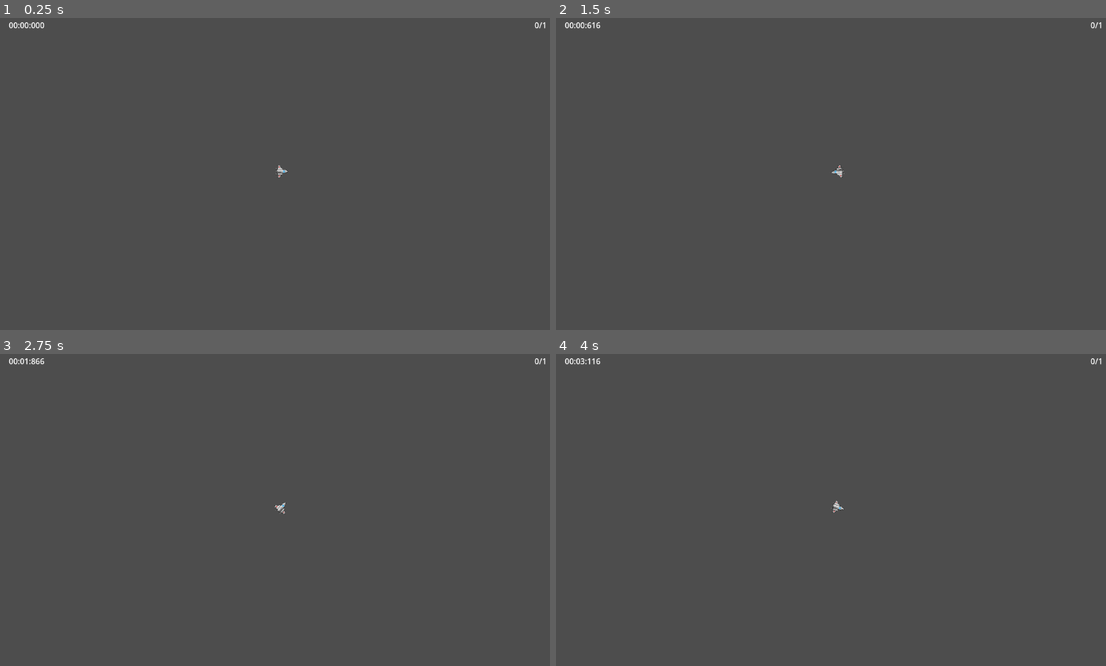
Above: before the commit, frames 1-4 (two rows, left to right).
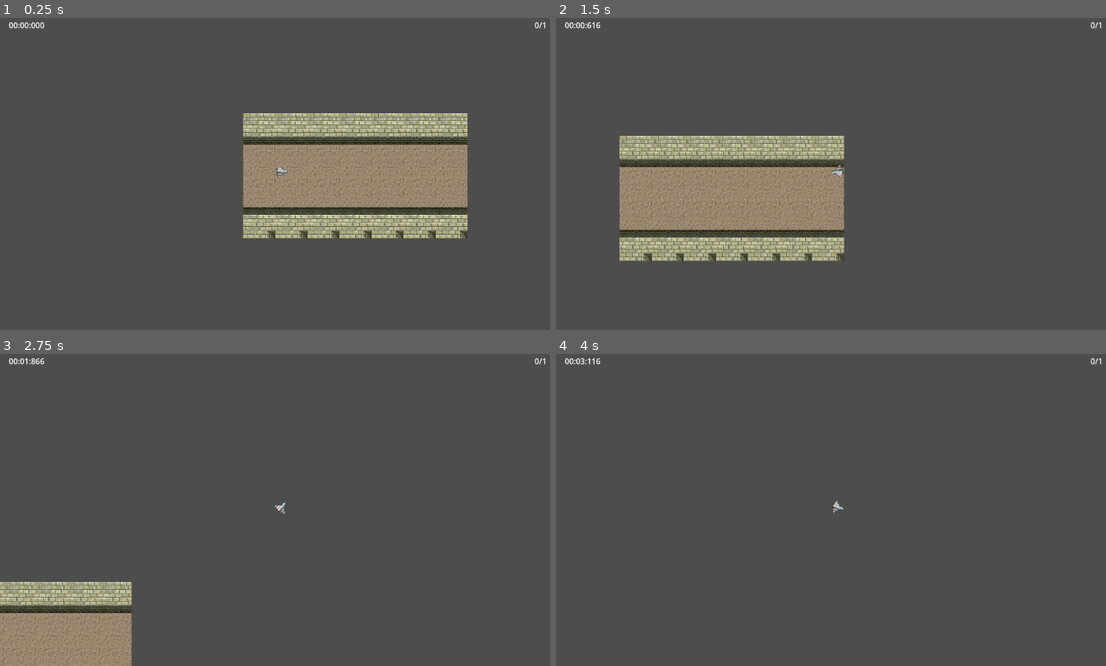
Above: after the commit, the same moments.

Repository: jakemeinershagen/canyon-run
Game: Godot game, scene res://src/Levels/level.tscn
Same seed, same stepped clock (60 frames per second), same inputs: the game is played once before the commit and once after it.
Inputs (mouse positions are in pixels of both pictures, inside the frame that each line leads up to):
- Up to frame 1 (0.25 s): no input
- Up to frame 2 (1.5 s): tap Enter at 0.5 s; move the mouse to (963, 155) at 0.52 s; press the mouse at (963, 155) at 0.53 s; move the mouse to (726, 186) at 1.27 s; release the mouse at (726, 186) at 1.28 s; click (726, 186) at 1.35 s
- Up to frame 3 (2.75 s): move the mouse to (335, 438) at 2.02 s; press the mouse at (335, 438) at 2.03 s
- Up to frame 4 (4 s): move the mouse to (809, 572) at 2.77 s; release the mouse at (809, 572) at 2.78 s; click (809, 572) at 2.85 s; move the mouse to (1007, 553) at 3.52 s; press the mouse at (1007, 553) at 3.53 s

The runs differ from the first frame. In frame 1, 15% of the frame differs, in the area x 44-85%, y 30-71%; in frame 2, 15%, in the area x 11-53%, y 37-78%; in frame 3, 6.2%; in frame 4, nothing differs.

Commit message:
tilemap fixed also solved #2

Diff:
--- a/src/Levels/lap_tracker.gd
+++ b/src/Levels/lap_tracker.gd
@@ -4,5 +4,5 @@
 func _on_LapTracker_body_entered(body: Node) -> void:
 	#TODO: figure out if there is a better way to prevent tilemap from
 	# colliding with lap tracker
-	if body.global_position.x < position.x && body.get_name() == "Player":
+	if body.global_position.x < position.x:
 		RaceData.add_lap()
--- a/src/Levels/level.tscn
+++ b/src/Levels/level.tscn
@@ -1,16 +1,382 @@
-[gd_scene load_steps=8 format=3 uid="uid://ti0y78neg1q2"]
+[gd_scene load_steps=15 format=3 uid="uid://ti0y78neg1q2"]
 
 [ext_resource type="PackedScene" path="res://src/Entities/player.tscn" id="1"]
+[ext_resource type="Texture2D" uid="uid://cdabvnd3jslw2" path="res://Assets/Images/Floor - Dirt 1 64x64.png" id="2"]
+[ext_resource type="Texture2D" uid="uid://t8v06tnb8ef0" path="res://Assets/Images/Wall - Brick 2 64x64.png" id="3"]
 [ext_resource type="Script" path="res://src/Levels/stopwatch.gd" id="4"]
+[ext_resource type="Texture2D" uid="uid://byad7oqlrd7po" path="res://Assets/Images/finishline.png" id="5"]
 [ext_resource type="Script" path="res://src/Levels/stopwatch_label.gd" id="6"]
 [ext_resource type="Script" path="res://src/Levels/level.gd" id="7"]
 [ext_resource type="Script" path="res://src/Levels/lap_tracker.gd" id="8"]
 [ext_resource type="Script" path="res://src/Levels/lap_label.gd" id="9"]
 
+[sub_resource type="TileSetAtlasSource" id="TileSetAtlasSource_hqr2r"]
+resource_name = "Floor"
+texture = ExtResource("2")
+texture_region_size = Vector2i(64, 64)
+2:0/0 = 0
+2:0/0/physics_layer_0/linear_velocity = Vector2(0, 0)
+2:0/0/physics_layer_0/angular_velocity = 0.0
+3:0/0 = 0
+3:0/0/physics_layer_0/linear_velocity = Vector2(0, 0)
+3:0/0/physics_layer_0/angular_velocity = 0.0
+5:0/0 = 0
+5:0/0/physics_layer_0/linear_velocity = Vector2(0, 0)
+5:0/0/physics_layer_0/angular_velocity = 0.0
+7:0/0 = 0
+7:0/0/physics_layer_0/linear_velocity = Vector2(0, 0)
+7:0/0/physics_layer_0/angular_velocity = 0.0
+7:1/0 = 0
+7:1/0/physics_layer_0/linear_velocity = Vector2(0, 0)
+7:1/0/physics_layer_0/angular_velocity = 0.0
+0:2/0 = 0
+0:2/0/physics_layer_0/linear_velocity = Vector2(0, 0)
+0:2/0/physics_layer_0/angular_velocity = 0.0
+2:2/0 = 0
+2:2/0/physics_layer_0/linear_velocity = Vector2(0, 0)
+2:2/0/physics_layer_0/angular_velocity = 0.0
+4:2/0 = 0
+4:2/0/physics_layer_0/linear_velocity = Vector2(0, 0)
+4:2/0/physics_layer_0/angular_velocity = 0.0
+6:2/0 = 0
+6:2/0/physics_layer_0/linear_velocity = Vector2(0, 0)
+6:2/0/physics_layer_0/angular_velocity = 0.0
+6:3/0 = 0
+6:3/0/physics_layer_0/linear_velocity = Vector2(0, 0)
+6:3/0/physics_layer_0/angular_velocity = 0.0
+0:4/0 = 0
+0:4/0/physics_layer_0/linear_velocity = Vector2(0, 0)
+0:4/0/physics_layer_0/angular_velocity = 0.0
+2:4/0 = 0
+2:4/0/physics_layer_0/linear_velocity = Vector2(0, 0)
+2:4/0/physics_layer_0/angular_velocity = 0.0
+4:4/0 = 0
+4:4/0/physics_layer_0/linear_velocity = Vector2(0, 0)
+4:4/0/physics_layer_0/angular_velocity = 0.0
+6:4/0 = 0
+6:4/0/physics_layer_0/linear_velocity = Vector2(0, 0)
+6:4/0/physics_layer_0/angular_velocity = 0.0
+7:5/0 = 0
+7:5/0/physics_layer_0/linear_velocity = Vector2(0, 0)
+7:5/0/physics_layer_0/angular_velocity = 0.0
+0:1/0 = 0
+0:1/0/physics_layer_0/linear_velocity = Vector2(0, 0)
+0:1/0/physics_layer_0/angular_velocity = 0.0
+1:1/0 = 0
+1:1/0/physics_layer_0/linear_velocity = Vector2(0, 0)
+1:1/0/physics_layer_0/angular_velocity = 0.0
+1:0/0 = 0
+1:0/0/physics_layer_0/linear_velocity = Vector2(0, 0)
+1:0/0/physics_layer_0/angular_velocity = 0.0
+2:1/0 = 0
+2:1/0/physics_layer_0/linear_velocity = Vector2(0, 0)
+2:1/0/physics_layer_0/angular_velocity = 0.0
+3:1/0 = 0
+3:1/0/physics_layer_0/linear_velocity = Vector2(0, 0)
+3:1/0/physics_layer_0/angular_velocity = 0.0
+4:1/0 = 0
+4:1/0/physics_layer_0/linear_velocity = Vector2(0, 0)
+4:1/0/physics_layer_0/angular_velocity = 0.0
+4:0/0 = 0
+4:0/0/physics_layer_0/linear_velocity = Vector2(0, 0)
+4:0/0/physics_layer_0/angular_velocity = 0.0
+5:1/0 = 0
+5:1/0/physics_layer_0/linear_velocity = Vector2(0, 0)
+5:1/0/physics_layer_0/angular_velocity = 0.0
+6:0/0 = 0
+6:0/0/physics_layer_0/linear_velocity = Vector2(0, 0)
+6:0/0/physics_layer_0/angular_velocity = 0.0
+6:1/0 = 0
+6:1/0/physics_layer_0/linear_velocity = Vector2(0, 0)
+6:1/0/physics_layer_0/angular_velocity = 0.0
+7:2/0 = 0
+7:2/0/physics_layer_0/linear_velocity = Vector2(0, 0)
+7:2/0/physics_layer_0/angular_velocity = 0.0
+7:3/0 = 0
+7:3/0/physics_layer_0/linear_velocity = Vector2(0, 0)
+7:3/0/physics_layer_0/angular_velocity = 0.0
+5:2/0 = 0
+5:2/0/physics_layer_0/linear_velocity = Vector2(0, 0)
+5:2/0/physics_layer_0/angular_velocity = 0.0
+4:3/0 = 0
+4:3/0/physics_layer_0/linear_velocity = Vector2(0, 0)
+4:3/0/physics_layer_0/angular_velocity = 0.0
+5:3/0 = 0
+5:3/0/physics_layer_0/linear_velocity = Vector2(0, 0)
+5:3/0/physics_layer_0/angular_velocity = 0.0
+5:4/0 = 0
+5:4/0/physics_layer_0/linear_velocity = Vector2(0, 0)
+5:4/0/physics_layer_0/angular_velocity = 0.0
+5:5/0 = 0
+5:5/0/physics_layer_0/linear_velocity = Vector2(0, 0)
+5:5/0/physics_layer_0/angular_velocity = 0.0
+6:5/0 = 0
+6:5/0/physics_layer_0/linear_velocity = Vector2(0, 0)
+6:5/0/physics_layer_0/angular_velocity = 0.0
+7:4/0 = 0
+7:4/0/physics_layer_0/linear_velocity = Vector2(0, 0)
+7:4/0/physics_layer_0/angular_velocity = 0.0
+4:5/0 = 0
+4:5/0/physics_layer_0/linear_velocity = Vector2(0, 0)
+4:5/0/physics_layer_0/angular_velocity = 0.0
+3:5/0 = 0
+3:5/0/physics_layer_0/linear_velocity = Vector2(0, 0)
+3:5/0/physics_layer_0/angular_velocity = 0.0
+2:5/0 = 0
+2:5/0/physics_layer_0/linear_velocity = Vector2(0, 0)
+2:5/0/physics_layer_0/angular_velocity = 0.0
+1:5/0 = 0
+1:5/0/physics_layer_0/linear_velocity = Vector2(0, 0)
+1:5/0/physics_layer_0/angular_velocity = 0.0
+0:5/0 = 0
+0:5/0/physics_layer_0/linear_velocity = Vector2(0, 0)
+0:5/0/physics_layer_0/angular_velocity = 0.0
+3:4/0 = 0
+3:4/0/physics_layer_0/linear_velocity = Vector2(0, 0)
+3:4/0/physics_layer_0/angular_velocity = 0.0
+2:3/0 = 0
+2:3/0/physics_layer_0/linear_velocity = Vector2(0, 0)
+2:3/0/physics_layer_0/angular_velocity = 0.0
+3:3/0 = 0
+3:3/0/physics_layer_0/linear_velocity = Vector2(0, 0)
+3:3/0/physics_layer_0/angular_velocity = 0.0
+3:2/0 = 0
+3:2/0/physics_layer_0/linear_velocity = Vector2(0, 0)
+3:2/0/physics_layer_0/angular_velocity = 0.0
+1:4/0 = 0
+1:4/0/physics_layer_0/linear_velocity = Vector2(0, 0)
+1:4/0/physics_layer_0/angular_velocity = 0.0
+0:3/0 = 0
+0:3/0/physics_layer_0/linear_velocity = Vector2(0, 0)
+0:3/0/physics_layer_0/angular_velocity = 0.0
+1:3/0 = 0
+1:3/0/physics_layer_0/linear_velocity = Vector2(0, 0)
+1:3/0/physics_layer_0/angular_velocity = 0.0
+1:2/0 = 0
+1:2/0/physics_layer_0/linear_velocity = Vector2(0, 0)
+1:2/0/physics_layer_0/angular_velocity = 0.0
+0:0/0 = 0
+0:0/0/physics_layer_0/linear_velocity = Vector2(0, 0)
+0:0/0/physics_layer_0/angular_velocity = 0.0
+
+[sub_resource type="TileSetAtlasSource" id="TileSetAtlasSource_x00r8"]
+resource_name = "Wall"
+texture = ExtResource("3")
+texture_region_size = Vector2i(64, 64)
+2:0/0 = 0
+2:0/0/physics_layer_0/linear_velocity = Vector2(0, 0)
+2:0/0/physics_layer_0/angular_velocity = 0.0
+2:0/0/physics_layer_0/polygon_0/points = PackedVector2Array(-32, -32, 32, -32, 32, 32, -32, 32)
+3:0/0 = 0
+3:0/0/physics_layer_0/linear_velocity = Vector2(0, 0)
+3:0/0/physics_layer_0/angular_velocity = 0.0
+3:0/0/physics_layer_0/polygon_0/points = PackedVector2Array(-32, -32, 32, -32, 32, 32, -32, 32)
+5:0/0 = 0
+5:0/0/physics_layer_0/linear_velocity = Vector2(0, 0)
+5:0/0/physics_layer_0/angular_velocity = 0.0
+5:0/0/physics_layer_0/polygon_0/points = PackedVector2Array(-32, -32, 32, -32, 32, 32, -32, 32)
+7:0/0 = 0
+7:0/0/physics_layer_0/linear_velocity = Vector2(0, 0)
+7:0/0/physics_layer_0/angular_velocity = 0.0
+7:0/0/physics_layer_0/polygon_0/points = PackedVector2Array(-32, -32, 32, -32, 32, 32, -32, 32)
+7:1/0 = 0
+7:1/0/physics_layer_0/linear_velocity = Vector2(0, 0)
+7:1/0/physics_layer_0/angular_velocity = 0.0
+7:1/0/physics_layer_0/polygon_0/points = PackedVector2Array(-32, -32, 32, -32, 32, 32, -32, 32)
+0:2/0 = 0
+0:2/0/physics_layer_0/linear_velocity = Vector2(0, 0)
+0:2/0/physics_layer_0/angular_velocity = 0.0
+0:2/0/physics_layer_0/polygon_0/points = PackedVector2Array(-32, -32, 32, -32, 32, 32, -32, 32)
+2:2/0 = 0
+2:2/0/physics_layer_0/linear_velocity = Vector2(0, 0)
+2:2/0/physics_layer_0/angular_velocity = 0.0
+2:2/0/physics_layer_0/polygon_0/points = PackedVector2Array(-32, -32, 32, -32, 32, 32, -32, 32)
+4:2/0 = 0
+4:2/0/physics_layer_0/linear_velocity = Vector2(0, 0)
+4:2/0/physics_layer_0/angular_velocity = 0.0
+4:2/0/physics_layer_0/polygon_0/points = PackedVector2Array(-32, -32, 32, -32, 32, 32, -32, 32)
+6:2/0 = 0
+6:2/0/physics_layer_0/linear_velocity = Vector2(0, 0)
+6:2/0/physics_layer_0/angular_velocity = 0.0
+6:2/0/physics_layer_0/polygon_0/points = PackedVector2Array(-32, -32, 32, -32, 32, 32, -32, 32)
+6:3/0 = 0
+6:3/0/physics_layer_0/linear_velocity = Vector2(0, 0)
+6:3/0/physics_layer_0/angular_velocity = 0.0
+6:3/0/physics_layer_0/polygon_0/points = PackedVector2Array(-32, -32, 32, -32, 32, 32, -32, 32)
+0:4/0 = 0
+0:4/0/physics_layer_0/linear_velocity = Vector2(0, 0)
+0:4/0/physics_layer_0/angular_velocity = 0.0
+0:4/0/physics_layer_0/polygon_0/points = PackedVector2Array(-32, -32, 32, -32, 32, 32, -32, 32)
+2:4/0 = 0
+2:4/0/physics_layer_0/linear_velocity = Vector2(0, 0)
+2:4/0/physics_layer_0/angular_velocity = 0.0
+2:4/0/physics_layer_0/polygon_0/points = PackedVector2Array(-32, -32, 32, -32, 32, 32, -32, 32)
+4:4/0 = 0
+4:4/0/physics_layer_0/linear_velocity = Vector2(0, 0)
+4:4/0/physics_layer_0/angular_velocity = 0.0
+4:4/0/physics_layer_0/polygon_0/points = PackedVector2Array(-32, -32, 32, -32, 32, 32, -32, 32)
+6:4/0 = 0
+6:4/0/physics_layer_0/linear_velocity = Vector2(0, 0)
+6:4/0/physics_layer_0/angular_velocity = 0.0
+6:4/0/physics_layer_0/polygon_0/points = PackedVector2Array(-32, -32, 32, -32, 32, 32, -32, 32)
+1:0/0 = 0
+1:0/0/physics_layer_0/linear_velocity = Vector2(0, 0)
+1:0/0/physics_layer_0/angular_velocity = 0.0
+1:0/0/physics_layer_0/polygon_0/points = PackedVector2Array(-32, -32, 32, -32, 32, 32, -32, 32)
+0:1/0 = 0
+0:1/0/physics_layer_0/linear_velocity = Vector2(0, 0)
+0:1/0/physics_layer_0/angular_velocity = 0.0
+0:1/0/physics_layer_0/polygon_0/points = PackedVector2Array(-32, -32, 32, -32, 32, 32, -32, 32)
+1:1/0 = 0
+1:1/0/physics_layer_0/linear_velocity = Vector2(0, 0)
+1:1/0/physics_layer_0/angular_velocity = 0.0
+1:1/0/physics_layer_0/polygon_0/points = PackedVector2Array(-32, -32, 32, -32, 32, 32, -32, 32)
+3:1/0 = 0
+3:1/0/physics_layer_0/linear_velocity = Vector2(0, 0)
+3:1/0/physics_layer_0/angular_velocity = 0.0
+3:1/0/physics_layer_0/polygon_0/points = PackedVector2Array(-32, -32, 32, -32, 32, 32, -32, 32)
+2:1/0 = 0
+2:1/0/physics_layer_0/linear_velocity = Vector2(0, 0)
+2:1/0/physics_layer_0/angular_velocity = 0.0
+2:1/0/physics_layer_0/polygon_0/points = PackedVector2Array(-32, -32, 32, -32, 32, 32, -32, 32)
+4:0/0 = 0
+4:0/0/physics_layer_0/linear_velocity = Vector2(0, 0)
+4:0/0/physics_layer_0/angular_velocity = 0.0
+4:0/0/physics_layer_0/polygon_0/points = PackedVector2Array(-32, -32, 32, -32, 32, 32, -32, 32)
+4:1/0 = 0
+4:1/0/physics_layer_0/linear_velocity = Vector2(0, 0)
+4:1/0/physics_layer_0/angular_velocity = 0.0
+4:1/0/physics_layer_0/polygon_0/points = PackedVector2Array(-32, -32, 32, -32, 32, 32, -32, 32)
+5:1/0 = 0
+5:1/0/physics_layer_0/linear_velocity = Vector2(0, 0)
+5:1/0/physics_layer_0/angular_velocity = 0.0
+5:1/0/physics_layer_0/polygon_0/points = PackedVector2Array(-32, -32, 32, -32, 32, 32, -32, 32)
+6:1/0 = 0
+6:1/0/physics_layer_0/linear_velocity = Vector2(0, 0)
+6:1/0/physics_layer_0/angular_velocity = 0.0
+6:1/0/physics_layer_0/polygon_0/points = PackedVector2Array(-32, -32, 32, -32, 32, 32, -32, 32)
+6:0/0 = 0
+6:0/0/physics_layer_0/linear_velocity = Vector2(0, 0)
+6:0/0/physics_layer_0/angular_velocity = 0.0
+6:0/0/physics_layer_0/polygon_0/points = PackedVector2Array(-32, -32, 32, -32, 32, 32, -32, 32)
+5:2/0 = 0
+5:2/0/physics_layer_0/linear_velocity = Vector2(0, 0)
+5:2/0/physics_layer_0/angular_velocity = 0.0
+5:2/0/physics_layer_0/polygon_0/points = PackedVector2Array(-32, -32, 32, -32, 32, 32, -32, 32)
+7:2/0 = 0
+7:2/0/physics_layer_0/linear_velocity = Vector2(0, 0)
+7:2/0/physics_layer_0/angular_velocity = 0.0
+7:2/0/physics_layer_0/polygon_0/points = PackedVector2Array(-32, -32, 32, -32, 32, 32, -32, 32)
+7:3/0 = 0
+7:3/0/physics_layer_0/linear_velocity = Vector2(0, 0)
+7:3/0/physics_layer_0/angular_velocity = 0.0
+7:3/0/physics_layer_0/polygon_0/points = PackedVector2Array(-32, -32, 32, -32, 32, 32, -32, 32)
+7:4/0 = 0
+7:4/0/physics_layer_0/linear_velocity = Vector2(0, 0)
+7:4/0/physics_layer_0/angular_velocity = 0.0
+7:4/0/physics_layer_0/polygon_0/points = PackedVector2Array(-32, -32, 32, -32, 32, 32, -32, 32)
+5:4/0 = 0
+5:4/0/physics_layer_0/linear_velocity = Vector2(0, 0)
+5:4/0/physics_layer_0/angular_velocity = 0.0
+5:4/0/physics_layer_0/polygon_0/points = PackedVector2Array(-32, -32, 32, -32, 32, 32, -32, 32)
+5:5/0 = 0
+5:5/0/physics_layer_0/linear_velocity = Vector2(0, 0)
+5:5/0/physics_layer_0/angular_velocity = 0.0
+5:5/0/physics_layer_0/polygon_0/points = PackedVector2Array(-32, -32, 32, -32, 32, 32, -32, 32)
+4:5/0 = 0
+4:5/0/physics_layer_0/linear_velocity = Vector2(0, 0)
+4:5/0/physics_layer_0/angular_velocity = 0.0
+4:5/0/physics_layer_0/polygon_0/points = PackedVector2Array(-32, -32, 32, -32, 32, 32, -32, 32)
+6:5/0 = 0
+6:5/0/physics_layer_0/linear_velocity = Vector2(0, 0)
+6:5/0/physics_layer_0/angular_velocity = 0.0
+6:5/0/physics_layer_0/polygon_0/points = PackedVector2Array(-32, -32, 32, -32, 32, 32, -32, 32)
+3:5/0 = 0
+3:5/0/physics_layer_0/linear_velocity = Vector2(0, 0)
+3:5/0/physics_layer_0/angular_velocity = 0.0
+3:5/0/physics_layer_0/polygon_0/points = PackedVector2Array(-32, -32, 32, -32, 32, 32, -32, 32)
+2:5/0 = 0
+2:5/0/physics_layer_0/linear_velocity = Vector2(0, 0)
+2:5/0/physics_layer_0/angular_velocity = 0.0
+2:5/0/physics_layer_0/polygon_0/points = PackedVector2Array(-32, -32, 32, -32, 32, 32, -32, 32)
+1:5/0 = 0
+1:5/0/physics_layer_0/linear_velocity = Vector2(0, 0)
+1:5/0/physics_layer_0/angular_velocity = 0.0
+1:5/0/physics_layer_0/polygon_0/points = PackedVector2Array(-32, -32, 32, -32, 32, 32, -32, 32)
+5:3/0 = 0
+5:3/0/physics_layer_0/linear_velocity = Vector2(0, 0)
+5:3/0/physics_layer_0/angular_velocity = 0.0
+5:3/0/physics_layer_0/polygon_0/points = PackedVector2Array(-32, -32, 32, -32, 32, 32, -32, 32)
+4:3/0 = 0
+4:3/0/physics_layer_0/linear_velocity = Vector2(0, 0)
+4:3/0/physics_layer_0/angular_velocity = 0.0
+4:3/0/physics_layer_0/polygon_0/points = PackedVector2Array(-32, -32, 32, -32, 32, 32, -32, 32)
+3:3/0 = 0
+3:3/0/physics_layer_0/linear_velocity = Vector2(0, 0)
+3:3/0/physics_layer_0/angular_velocity = 0.0
+3:3/0/physics_layer_0/polygon_0/points = PackedVector2Array(-32, -32, 32, -32, 32, 32, -32, 32)
+3:4/0 = 0
+3:4/0/physics_layer_0/linear_velocity = Vector2(0, 0)
+3:4/0/physics_layer_0/angular_velocity = 0.0
+3:4/0/physics_layer_0/polygon_0/points = PackedVector2Array(-32, -32, 32, -32, 32, 32, -32, 32)
+1:4/0 = 0
+1:4/0/physics_layer_0/linear_velocity = Vector2(0, 0)
+1:4/0/physics_layer_0/angular_velocity = 0.0
+1:4/0/physics_layer_0/polygon_0/points = PackedVector2Array(-32, -32, 32, -32, 32, 32, -32, 32)
+2:3/0 = 0
+2:3/0/physics_layer_0/linear_velocity = Vector2(0, 0)
+2:3/0/physics_layer_0/angular_velocity = 0.0
+2:3/0/physics_layer_0/polygon_0/points = PackedVector2Array(-32, -32, 32, -32, 32, 32, -32, 32)
+1:2/0 = 0
+1:2/0/physics_layer_0/linear_velocity = Vector2(0, 0)
+1:2/0/physics_layer_0/angular_velocity = 0.0
+1:2/0/physics_layer_0/polygon_0/points = PackedVector2Array(-32, -32, 32, -32, 32, 32, -32, 32)
+0:3/0 = 0
+0:3/0/physics_layer_0/linear_velocity = Vector2(0, 0)
+0:3/0/physics_layer_0/angular_velocity = 0.0
+0:3/0/physics_layer_0/polygon_0/points = PackedVector2Array(-32, -32, 32, -32, 32, 32, -32, 32)
+0:5/0 = 0
+0:5/0/physics_layer_0/linear_velocity = Vector2(0, 0)
+0:5/0/physics_layer_0/angular_velocity = 0.0
+0:5/0/physics_layer_0/polygon_0/points = PackedVector2Array(-32, -32, 32, -32, 32, 32, -32, 32)
+1:3/0 = 0
+1:3/0/physics_layer_0/linear_velocity = Vector2(0, 0)
+1:3/0/physics_layer_0/angular_velocity = 0.0
+1:3/0/physics_layer_0/polygon_0/points = PackedVector2Array(-32, -32, 32, -32, 32, 32, -32, 32)
+3:2/0 = 0
+3:2/0/physics_layer_0/linear_velocity = Vector2(0, 0)
+3:2/0/physics_layer_0/angular_velocity = 0.0
+3:2/0/physics_layer_0/polygon_0/points = PackedVector2Array(-32, -32, 32, -32, 32, 32, -32, 32)
+0:0/0 = 0
+0:0/0/physics_layer_0/linear_velocity = Vector2(0, 0)
+0:0/0/physics_layer_0/angular_velocity = 0.0
+0:0/0/physics_layer_0/polygon_0/points = PackedVector2Array(-32, -32, 32, -32, 32, 32, -32, 32)
+
+[sub_resource type="TileSetAtlasSource" id="TileSetAtlasSource_4p8ly"]
+resource_name = "Checker"
+texture = ExtResource("5")
+texture_region_size = Vector2i(64, 64)
+0:0/0 = 0
+0:0/0/physics_layer_0/linear_velocity = Vector2(0, 0)
+0:0/0/physics_layer_0/angular_velocity = 0.0
+
+[sub_resource type="TileSet" id="TileSet_vdad2"]
+tile_size = Vector2i(64, 64)
+physics_layer_0/collision_layer = 2
+sources/1 = SubResource("TileSetAtlasSource_hqr2r")
+sources/2 = SubResource("TileSetAtlasSource_x00r8")
+sources/3 = SubResource("TileSetAtlasSource_4p8ly")
+
 [sub_resource type="RectangleShape2D" id="15"]
 
 [node name="Level" type="Node2D"]
 script = ExtResource("7")
+
+[node name="TileMap" type="TileMap" parent="."]
+scale = Vector2(1.02445, 1)
+tile_set = SubResource("TileSet_vdad2")
+format = 2
+layer_0/tile_data = PackedInt32Array(1, 458753, 5, 2, 458753, 5, 3, 458753, 5, 65539, 458753, 5, 65538, 458753, 5, 0, 458753, 5, 65536, 458753, 5, 65537, 458753, 5, 4, 458753, 5, 5, 458753, 5, 65540, 458753, 5, 65541, 458753, 5, 131071, 458753, 5, 65535, 458753, 5, -1, 327682, 3, -65536, 327682, 3, -65535, 327682, 3, -65534, 327682, 3, -65533, 327682, 3, -65532, 327682, 3, -65531, 327682, 3, 196607, 327682, 4, 131072, 327682, 4, 131073, 327682, 4, 131074, 327682, 4, 131075, 327682, 4, 131076, 327682, 4, 131077, 327682, 4)
 
 [node name="Player" parent="." instance=ExtResource("1")]
 position = Vector2(13, 55)
Not shown, changed: design.txt
